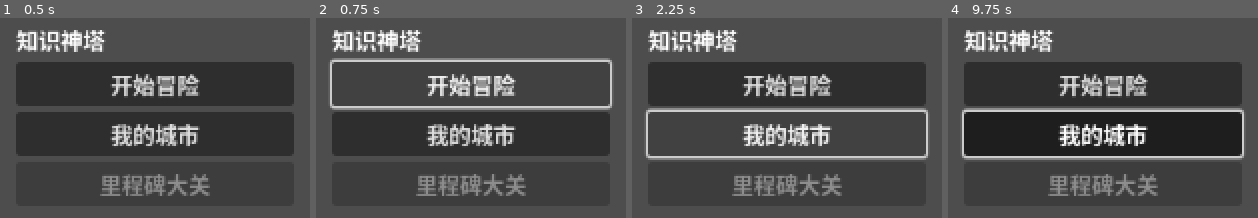
Above: before the commit, frames 1-4 (left to right).
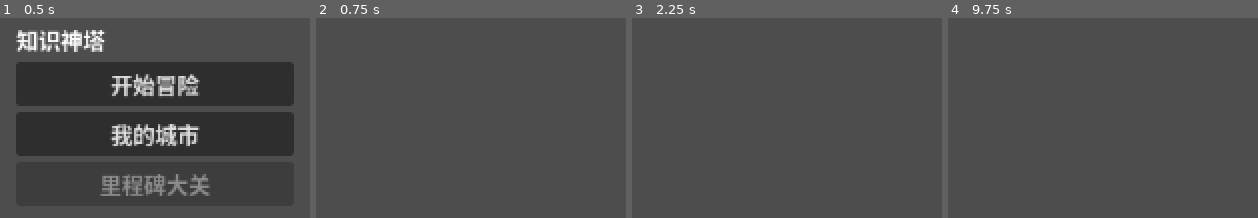
Above: after the commit, the same moments.

Repository: b31o8321/e-game
Game: Godot game, scene res://src/ui/main_menu.tscn
Same seed, same stepped clock (60 frames per second), same inputs: the game is played once before the commit and once after it.
Inputs (mouse positions are in pixels of both pictures, inside the frame that each line leads up to):
- Up to frame 1 (0.5 s): no input
- Up to frame 2 (0.75 s): click "开始冒险" at 0.5 s
- Up to frame 3 (2.25 s): click (787, 84) at 1.25 s, where only the run before the commit has a clickable "开始冒险"; click (787, 134) at 2 s, where only the run before the commit has a clickable "我的城市"
- Up to frame 4 (9.75 s): click (1103, 134) at 2.75 s, where only the run before the commit has a clickable "我的城市"; click (1103, 84) at 3.5 s, where only the run before the commit has a clickable "开始冒险"; click (1103, 134) at 4.25 s, where only the run before the commit has a clickable "我的城市"; tap Enter at 5, 6.5, 8 s; move the mouse to (outside the picture) at 5.02 s; hold Shift 5.03-5.75 s; click (outside the picture) at 5.17 s; tap Space at 5.75, 7.25, 8.75 s; drag from (outside the picture) to (outside the picture) at 5.77 s; move the mouse to (outside the picture) at 6.52 s; tap Ctrl at 6.6 s; click (outside the picture) at 6.67 s; drag from (outside the picture) to (outside the picture) at 7.27 s; move the mouse to (outside the picture) at 8.02 s; tap Alt at 8.1 s; click (outside the picture) at 8.17 s; drag from (outside the picture) to (outside the picture) at 8.77 s; move the mouse to (1183, 126) at 9.52 s; hold Shift from 9.53 s (still down); click (1183, 126) at 9.67 s

Frame 1 is identical in both runs. In frame 2, 29% of the frame differs, in the area x 4-96%, y 6-89%; in frame 3, 29%; in frame 4, 46%.

Commit message:
feat: add expedition setup scene with skill selection and wire start button

Diff:
--- /dev/null
+++ b/src/battle/expedition_setup.tscn
@@ -0,0 +1,10 @@
+[gd_scene load_steps=2 format=3 uid="uid://b0mqvqiwfvpg"]
+
+[ext_resource type="Script" path="res://src/battle/expedition_setup_controller.gd" id="1_esc"]
+
+[node name="ExpeditionSetup" type="Control"]
+layout_mode = 3
+anchors_preset = 15
+anchor_right = 1.0
+anchor_bottom = 1.0
+script = ExtResource("1_esc")
--- /dev/null
+++ b/src/battle/expedition_setup_controller.gd
@@ -0,0 +1,31 @@
+class_name ExpeditionSetupController extends Control
+
+## 从技能池随机抽 count 个，玩家选1个带入远征
+var offered_skills: Array[Dictionary] = []
+var selected_skill_id: String = ""
+
+signal skill_chosen(skill_id: String)
+signal setup_cancelled()
+
+func offer_skills(all_skills: Array[Dictionary], count: int = 3) -> void:
+	all_skills.shuffle()
+	offered_skills = all_skills.slice(0, min(count, all_skills.size()))
+	_build_ui()
+
+func _build_ui() -> void:
+	for child in get_children():
+		child.queue_free()
+	var label: Label = Label.new()
+	label.text = "选择本次远征的起始技能"
+	add_child(label)
+	for skill_dict in offered_skills:
+		var btn: Button = Button.new()
+		btn.text = skill_dict.get("skill_name", skill_dict.get("skill_id", ""))
+		var sid: String = skill_dict.get("skill_id", "")
+		btn.pressed.connect(func(): _on_skill_selected(sid))
+		add_child(btn)
+
+func _on_skill_selected(skill_id: String) -> void:
+	selected_skill_id = skill_id
+	GameState.active_bd_skills = [skill_id]
+	skill_chosen.emit(skill_id)
--- a/src/ui/main_menu.gd
+++ b/src/ui/main_menu.gd
@@ -11,8 +11,7 @@
 	gate_button.disabled = GameState.content_loader.get_active_pack() == null
 
 func _on_start_pressed() -> void:
-	# Phase 3: switch to exploration scene
-	pass
+	get_tree().change_scene_to_file("res://src/battle/expedition_setup.tscn")
 
 func _on_city_pressed() -> void:
 	# Phase 3: switch to city scene
